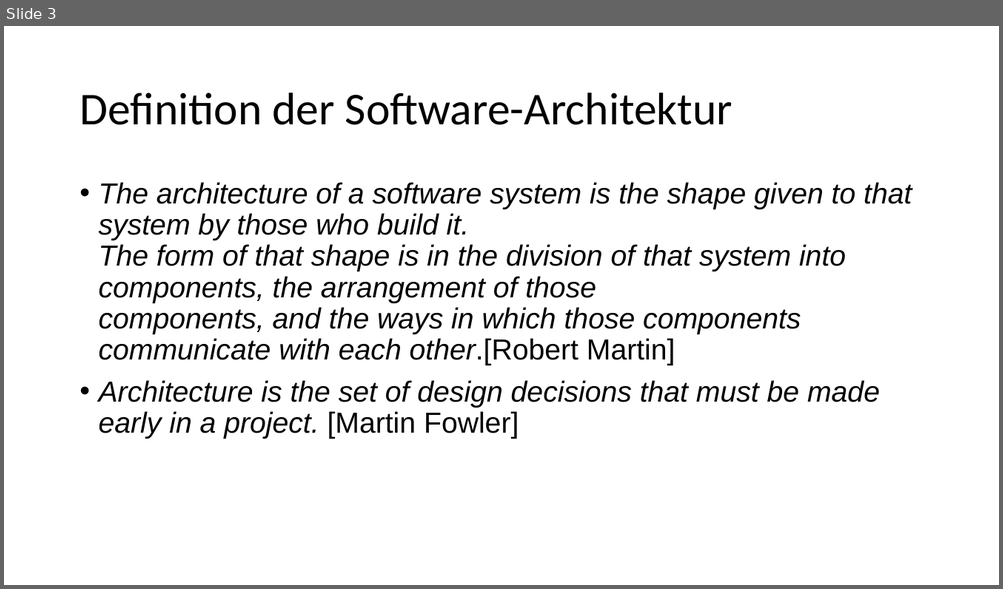
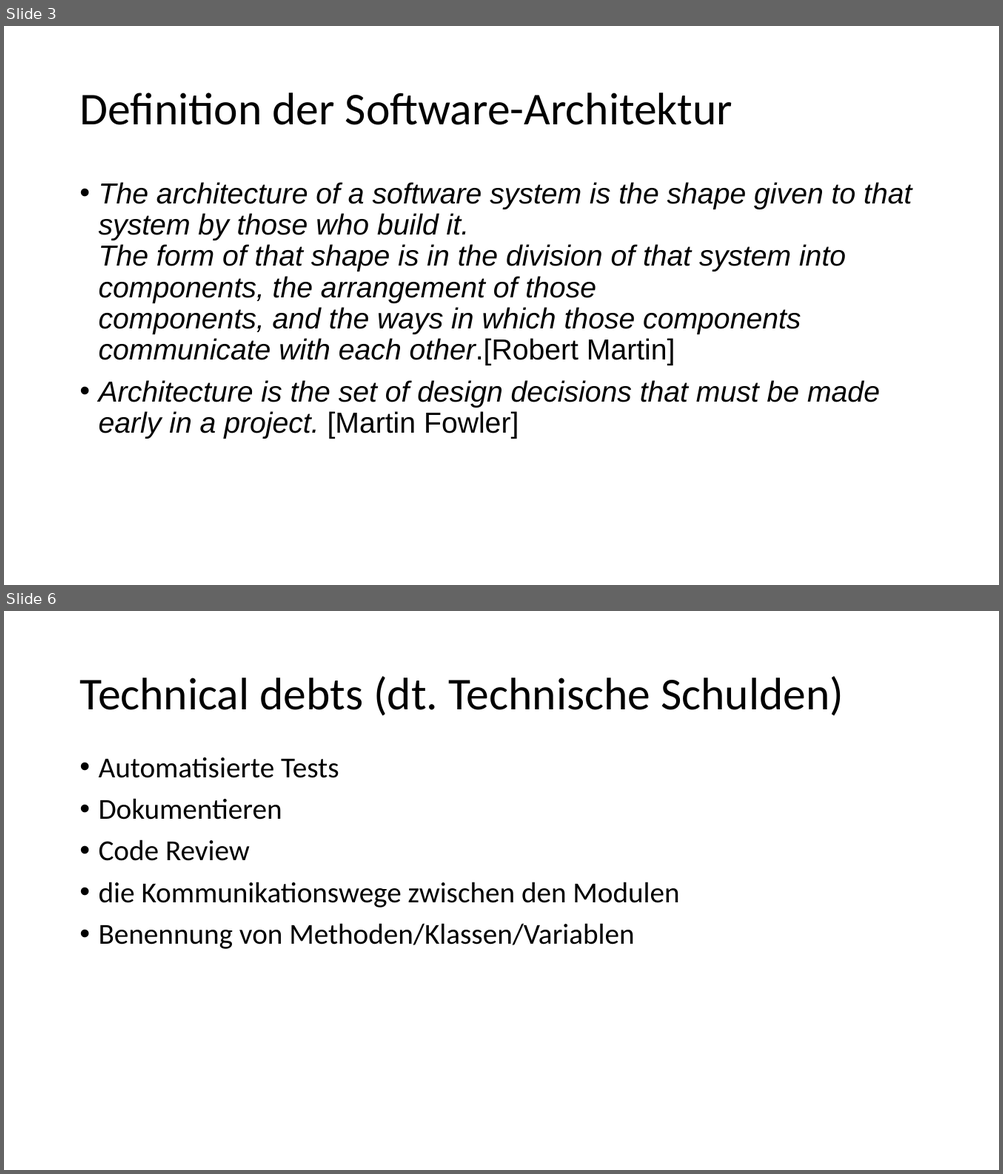
Before and after one commit to IvanAgibalov97/Praxisbericht, a slide deck: präsentation.pptx. Shown one above the other, each under a label of ours: slide 3 before the commit, slides 3 and 6 after it; the slides between them are not shown. The pictures are 1003x589 and 1003x1174 pixels, drawn with LibreOffice and Linux fonts; fonts in the diff are those of the drawing. Boxes give left, top, right and bottom in pixels: in the first picture for what was removed or moved away, otherwise in the second. Text is boxed around its words. In the diff, an @@ line names an element or a change of style, - is before the commit and + after.

```diff
--- a/präsentation.pptx
+++ b/präsentation.pptx
@@ slide 6 added at (4,611,999,1170), background #FFFFFF @@
@@ title added at (79,676,843,716), 44 pt, text #000000 @@
+Technical debts (dt. Technische Schulden)
@@ text added at (99,758,679,949), 28 pt, text #000000 @@
+• Automatisierte Tests
+• Dokumentieren
+• Code Review
+• die Kommunikationswege zwischen den Modulen
+• Benennung von Methoden/Klassen/Variablen
```
Also in this commit, not shown: 4 slides changed, 7 other slides added, 33 other files.
